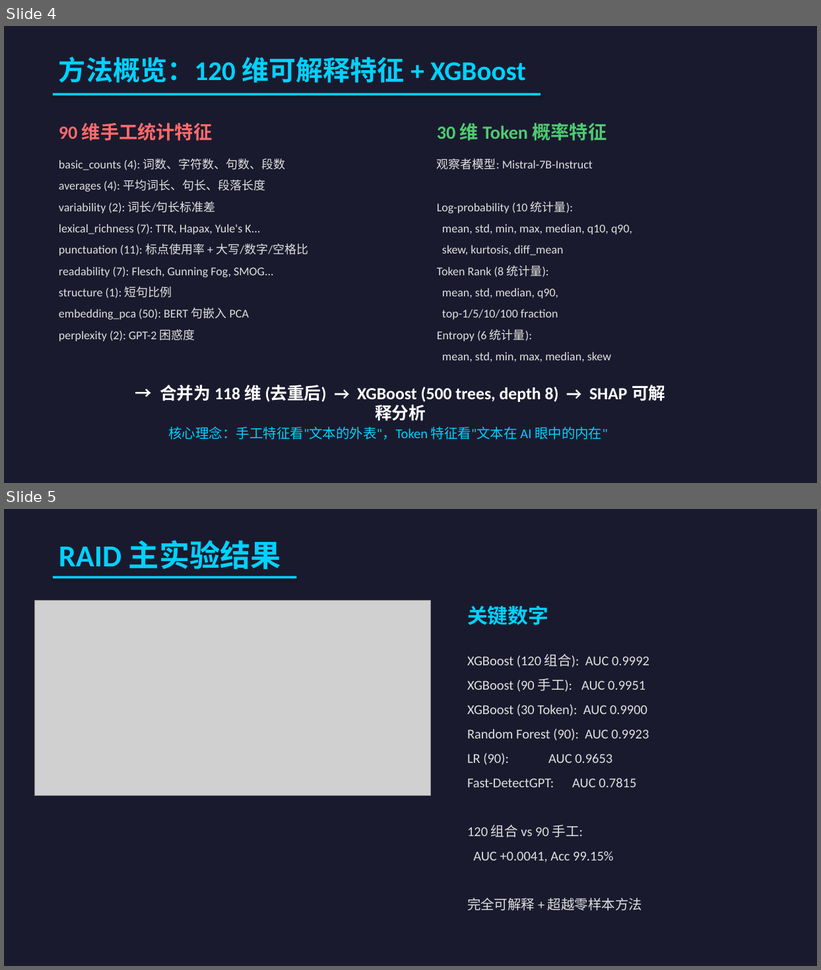
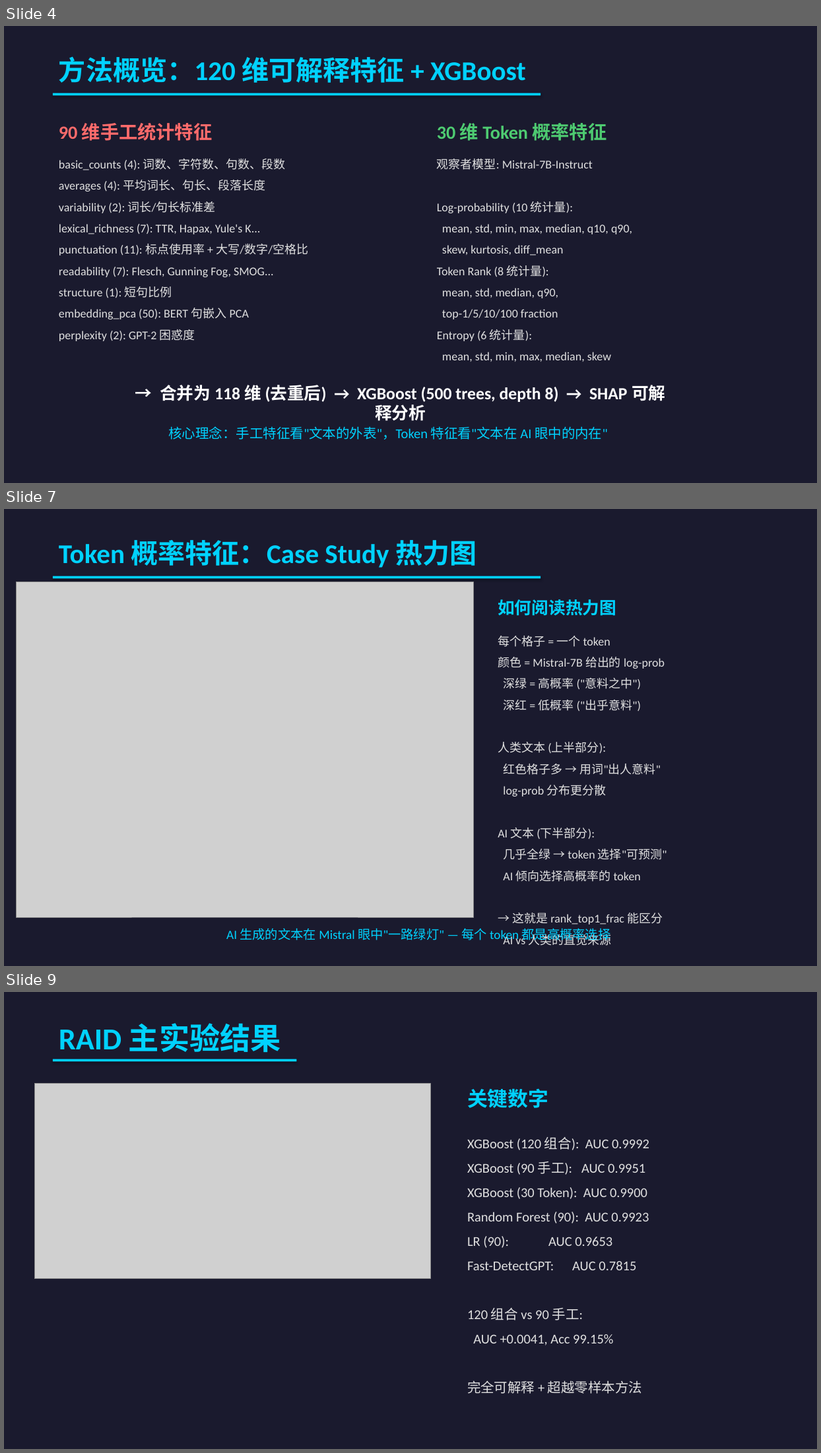
Before and after one commit to HaibinLai/HC3, a slide deck: reports/AIGC_Detection_Presentation.pptx. Shown one above the other, each under a label of ours: slides 4 and 5 before the commit, slides 4, 7 and 9 after it; the slides between them are not shown. The pictures are 821x970 and 821x1453 pixels, drawn with LibreOffice and Linux fonts; fonts in the diff are those of the drawing; grey boxes stand for pictures. Boxes give left, top, right and bottom in pixels: in the first picture for what was removed or moved away, otherwise in the second. Text is boxed around its words. In the diff, an @@ line names an element or a change of style, - is before the commit and + after.

```diff
--- a/reports/AIGC_Detection_Presentation.pptx
+++ b/reports/AIGC_Detection_Presentation.pptx
@@ slide 7 added at box(4, 509, 817, 966), background #1A1A2E @@
@@ text added at box(59, 540, 477, 568), 32 pt, text #00D2FF, bold @@
+Token 概率特征：Case Study 热力图
@@ picture added at box(16, 582, 474, 918) @@
@@ rectangle added at box(53, 576, 541, 578), fill #00D2FF @@
@@ text added at box(498, 599, 616, 616), 20 pt, text #00D2FF, bold @@
+如何阅读热力图
@@ text added at box(498, 636, 667, 946), 14 pt, text #E0E0E0 @@
+每个格子 = 一个 token
+颜色 = Mistral-7B 给出的 log-prob
+深绿 = 高概率 ("意料之中")
+深红 = 低概率 ("出乎意料")
+人类文本 (上半部分):
+红色格子多 → 用词"出人意料"
+log-prob 分布更分散
+AI 文本 (下半部分):
+几乎全绿 → token 选择"可预测"
+AI 倾向选择高概率的 token
+→ 这就是 rank_top1_frac 能区分
+AI vs 人类的直觉来源
@@ text added at box(226, 929, 611, 943), 15 pt, text #00D2FF @@
+AI 生成的文本在 Mistral 眼中"一路绿灯" — 每个 token 都是高概率选择
@@ what was slide 5 is now slide 9 @@
```
Also in this commit, not shown: 3 other slides added, 1 other file.
